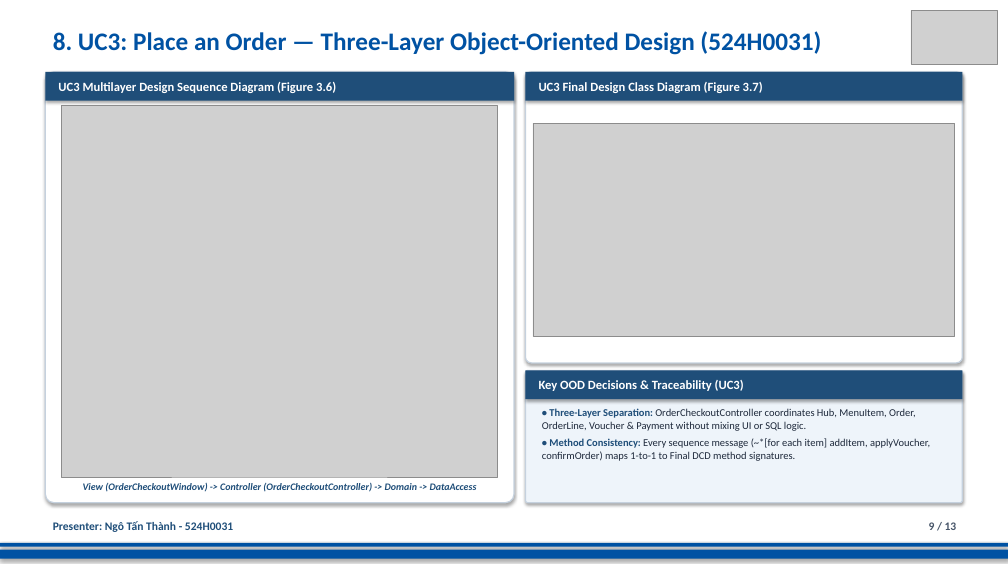
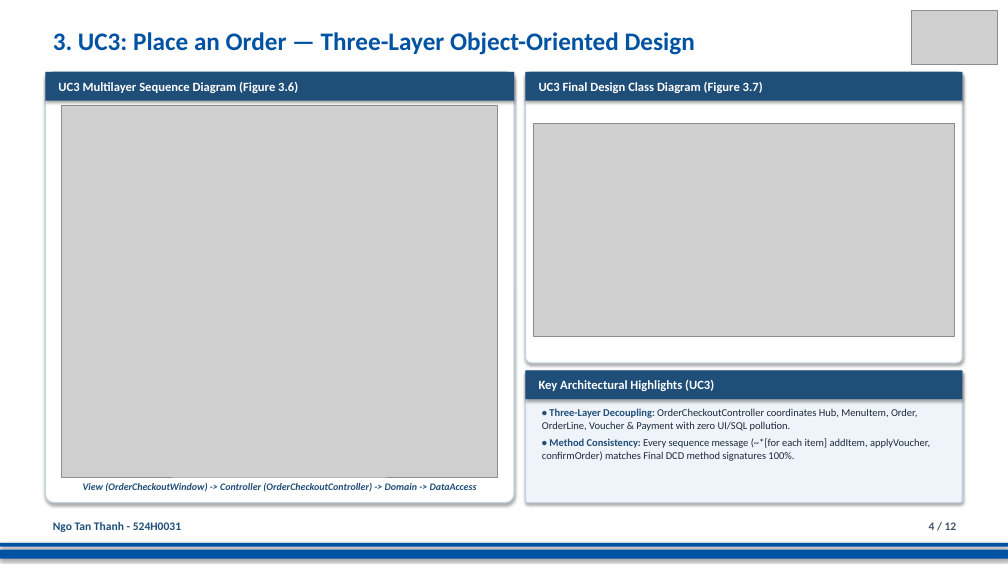
Before and after one commit to DoQuocTrung06/SaigonBite-RAD-TeamF10, a slide deck: slide 4 of Part_2/TeamF10_Presentation_for_SaigonBite.pptx (slide 9 before the commit). Drawn at 1008x567 pixels with LibreOffice and Linux fonts; fonts in the diff are those of the drawing; grey boxes stand for pictures. Boxes give left, top, right and bottom in pixels: in the first picture for what was removed or moved away, otherwise in the second. Text is boxed around its words. In the diff, an @@ line names an element or a change of style, - is before the commit and + after.

```diff
--- a/Part_2/TeamF10_Presentation_for_SaigonBite.pptx
+++ b/Part_2/TeamF10_Presentation_for_SaigonBite.pptx
@@ text at (53, 32, 695, 55): text changed @@
-8. UC3: Place an Order — Three-Layer Object-Oriented Design (524H0031)
+3. UC3: Place an Order — Three-Layer Object-Oriented Design
@@ text in rectangle at (58, 82, 298, 93): text changed @@
-UC3 Multilayer Design Sequence Diagram (Figure 3.6)
+UC3 Multilayer Sequence Diagram (Figure 3.6)
@@ text in rectangle at (539, 380, 714, 391): text changed @@
-Key OOD Decisions & Traceability (UC3)
+Key Architectural Highlights (UC3)
@@ text at (542, 408, 930, 461): text changed @@
-• Three-Layer Separation: OrderCheckoutController coordinates Hub, MenuItem, Order, OrderLine, Voucher & Payment without mixing UI or SQL logic.
-• Method Consistency: Every sequence message (~*[for each item] addItem, applyVoucher, confirmOrder) maps 1-to-1 to Final DCD method signatures.
+• Three-Layer Decoupling: OrderCheckoutController coordinates Hub, MenuItem, Order, OrderLine, Voucher & Payment with zero UI/SQL pollution.
+• Method Consistency: Every sequence message (~*[for each item] addItem, applyVoucher, confirmOrder) matches Final DCD method signatures 100%.
@@ text at (53, 522, 181, 532): text changed @@
-Presenter: Ngô Tấn Thành - 524H0031
+Ngo Tan Thanh - 524H0031
@@ text at (929, 522, 957, 530): text changed @@
-9 / 13
+4 / 12
```
Also in this commit, not shown: 11 other slides changed, 1 slide removed.
